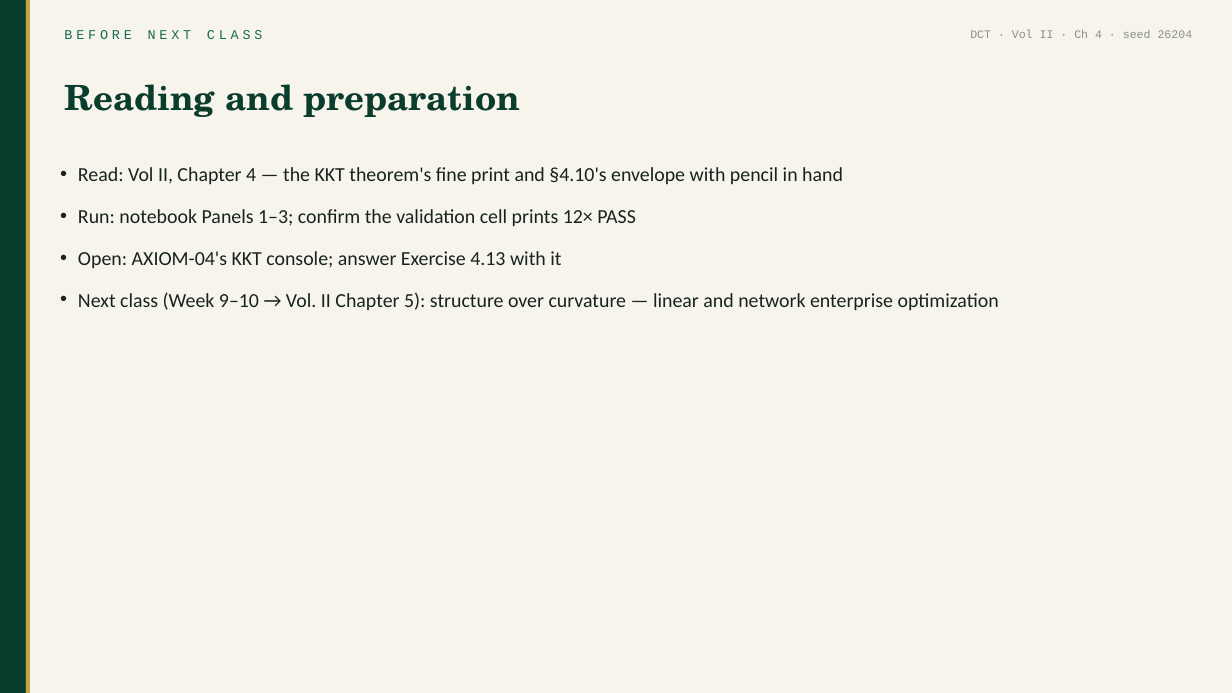
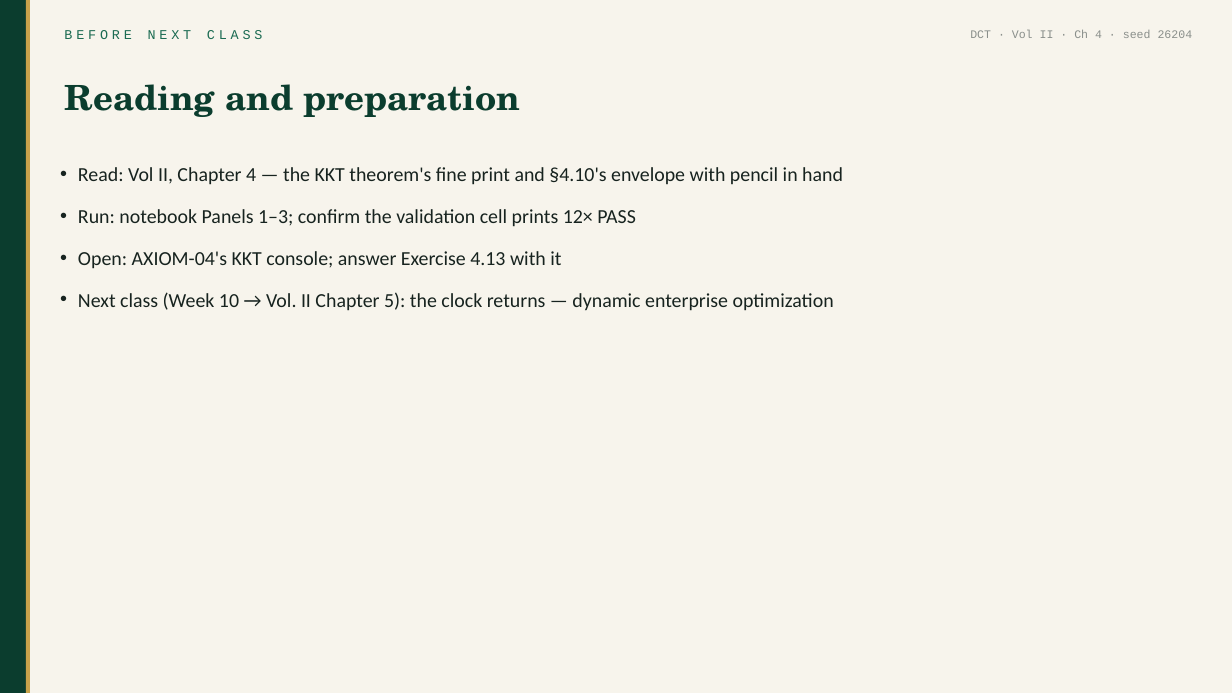
Before and after one commit to drsamirasaf-creator/dct-course, a slide deck: slide 22 of downloads/DCT_V2_Ch04_Slides.pptx. Drawn at 1232x693 pixels with LibreOffice and Linux fonts; fonts in the diff are those of the drawing. Boxes give left, top, right and bottom in pixels: in the first picture for what was removed or moved away, otherwise in the second. Text is boxed around its words. In the diff, an @@ line names an element or a change of style, - is before the commit and + after.

Commit message:
Volume II chapters 5-6 assets (seeds 26205, 26206); ch4 deck next-slide fix

```diff
--- a/downloads/DCT_V2_Ch04_Slides.pptx
+++ b/downloads/DCT_V2_Ch04_Slides.pptx
@@ text at <box>78,292,834,311</box>: text changed @@
-• Next class (Week 9–10 → Vol. II Chapter 5): structure over curvature — linear and network enterprise optimization
+• Next class (Week 10 → Vol. II Chapter 5): the clock returns — dynamic enterprise optimization
```
Also in this commit, not shown: 3 other slides changed, 10 other files.
